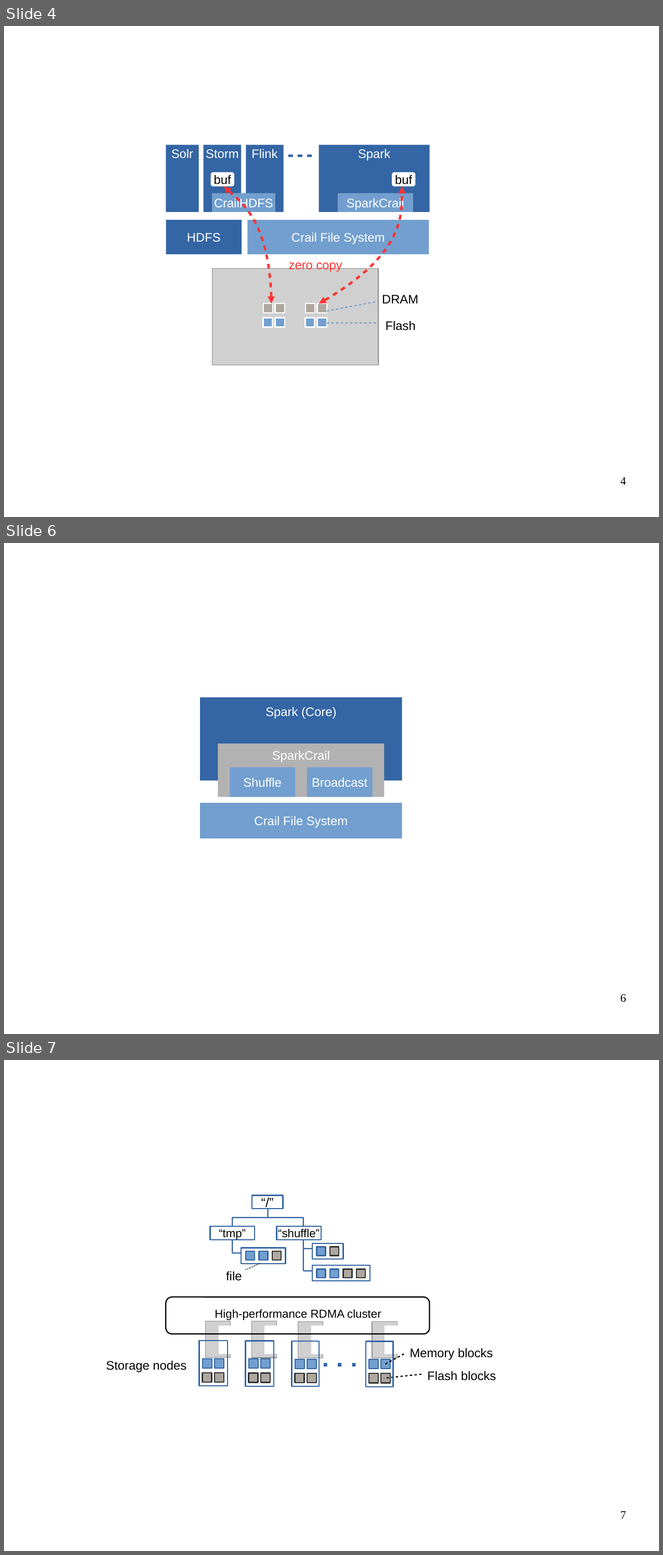
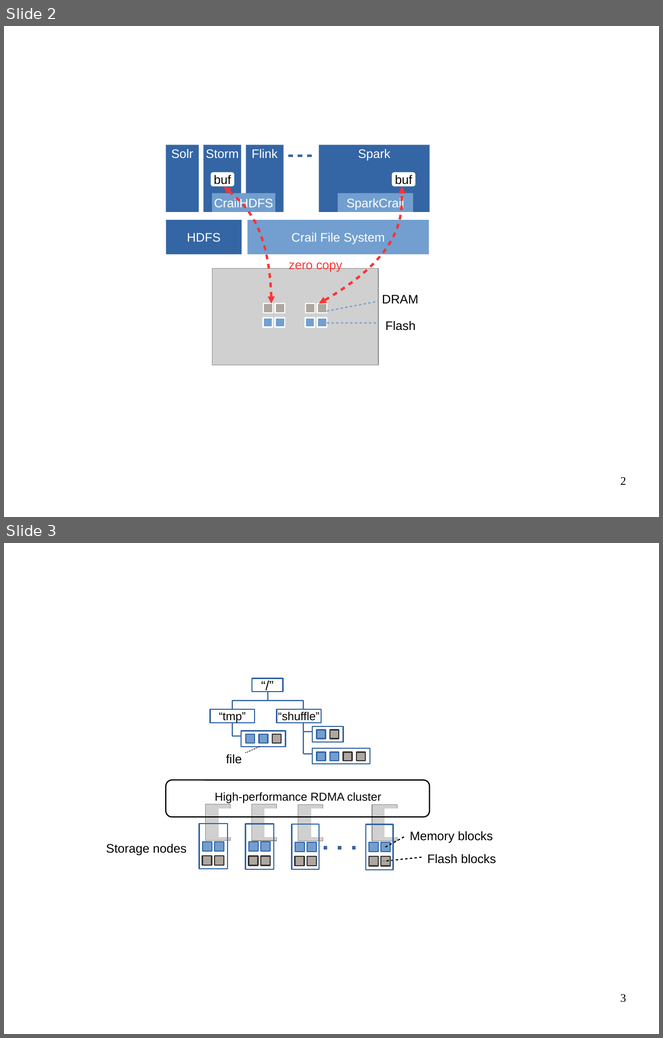
Before and after one commit to apache/incubator-crail-website, a slide deck: _graphix/website.odp. Shown one above the other, each under a label of ours: slides 4, 6 and 7 before the commit, slides 2 and 3 after it; the slides between them are not shown. The pictures are 663x1555 and 663x1038 pixels, drawn with LibreOffice and Linux fonts; fonts in the diff are those of the drawing; grey boxes stand for pictures; background and template pictures are left out. Boxes give left, top, right and bottom in pixels: in the first picture for what was removed or moved away, otherwise in the second. Text is boxed around its words. In the diff, an @@ line names an element or a change of style, - is before the commit and + after.

```diff
--- a/_graphix/website.odp
+++ b/_graphix/website.odp
@@ slide 6 removed at (4,543,659,1034), background #FFFFFF @@
@@ rectangle removed at (200,697,402,781) @@
@@ text removed at (266,707,336,719) @@
-Spark (Core)
@@ rectangle removed at (218,744,385,797) @@
@@ text removed at (272,751,330,762) @@
-SparkCrail
@@ rectangle removed at (230,768,295,797) @@
-Shuffle
@@ rectangle removed at (307,768,373,797) @@
-Broadcast
@@ rectangle removed at (200,804,402,839) @@
-Crail File System
@@ page number removed at (621,994,626,1003) @@
-6
@@ what was slide 4 is now slide 2 @@
@@ page number at (621,477,626,485): text changed @@
-4
+2
@@ what was slide 7 is now slide 3 @@
@@ page number at (621,994,626,1003): text changed @@
-7
+3
```
Also in this commit, not shown: 4 other slides removed.
